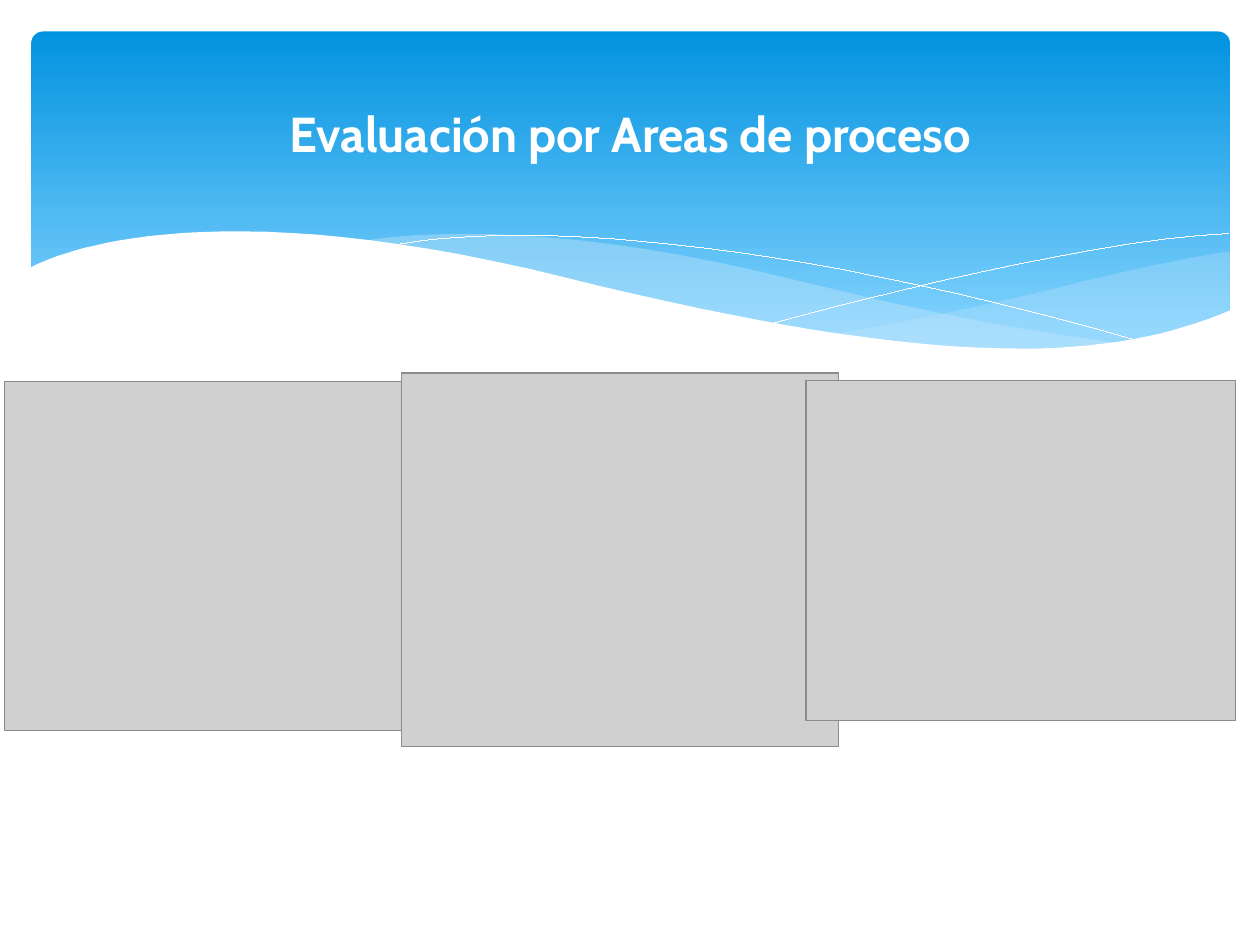
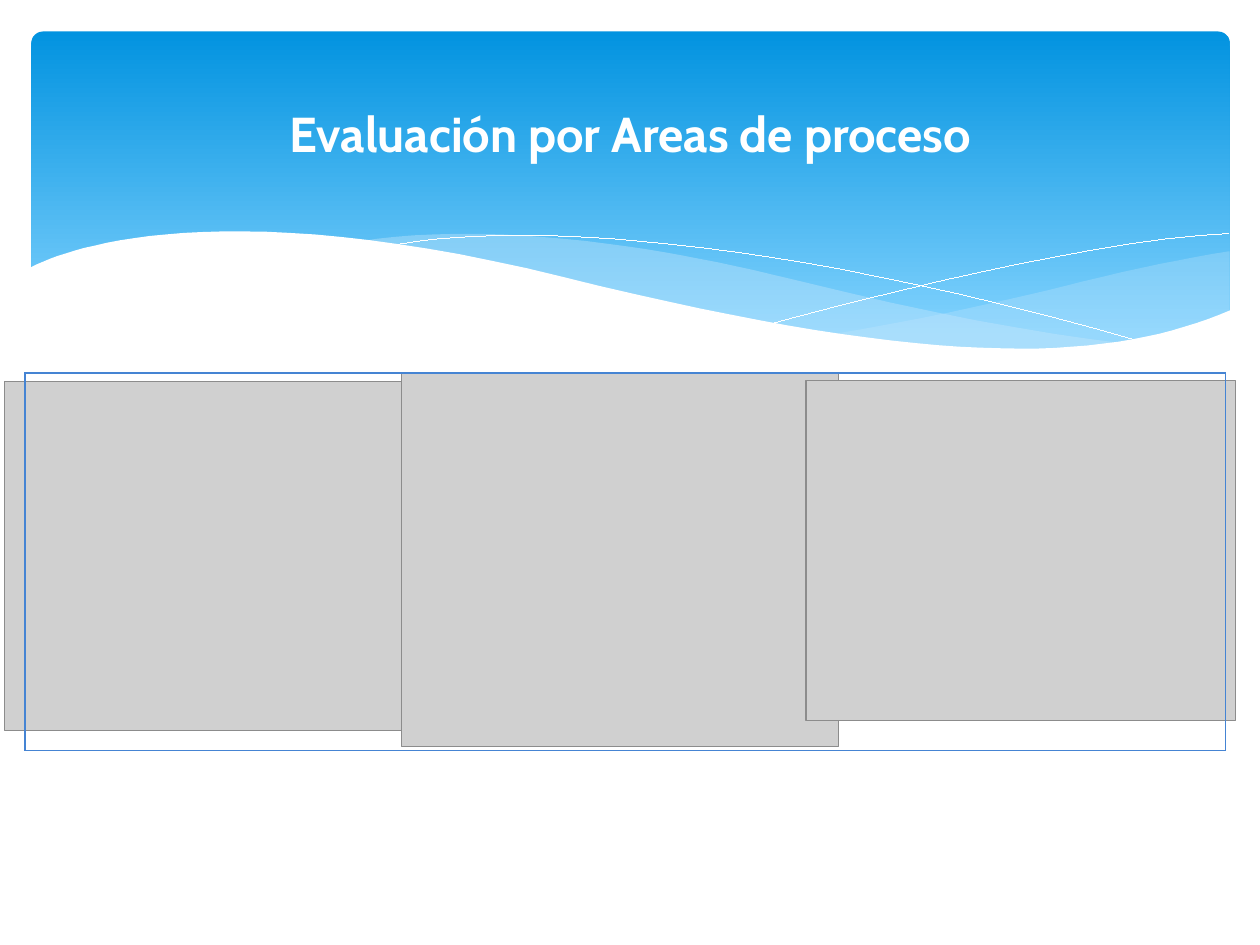
Before and after one commit to orlysemperfi/cmmi-sw-inei, a slide deck: slide 16 of PPT ENTREGABLE2 CMMI.pptx. Drawn at 1260x945 pixels with LibreOffice and Linux fonts; fonts in the diff are those of the drawing; grey boxes stand for pictures. Boxes give left, top, right and bottom in pixels: in the first picture for what was removed or moved away, otherwise in the second. Text is boxed around its words. In the diff, an @@ line names an element or a change of style, - is before the commit and + after.

```diff
--- a/PPT ENTREGABLE2 CMMI.pptx
+++ b/PPT ENTREGABLE2 CMMI.pptx
@@ rectangle added at <box>25,373,1226,750</box>, outline #4584D3 0.75 pt @@
```
Also in this commit, not shown: 12 other slides changed, 1 slide added.
